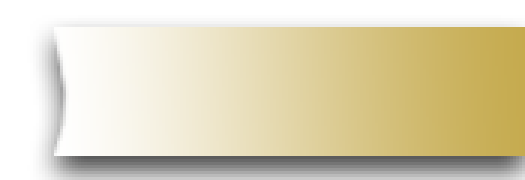
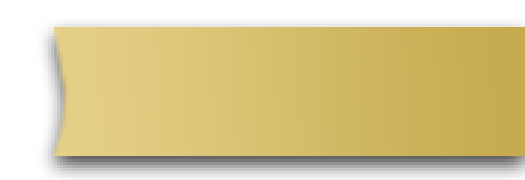
Layer changes from the first 525×180 image to the second:
pixels changed over [33, 24, 525, 180] (layer not identified)
